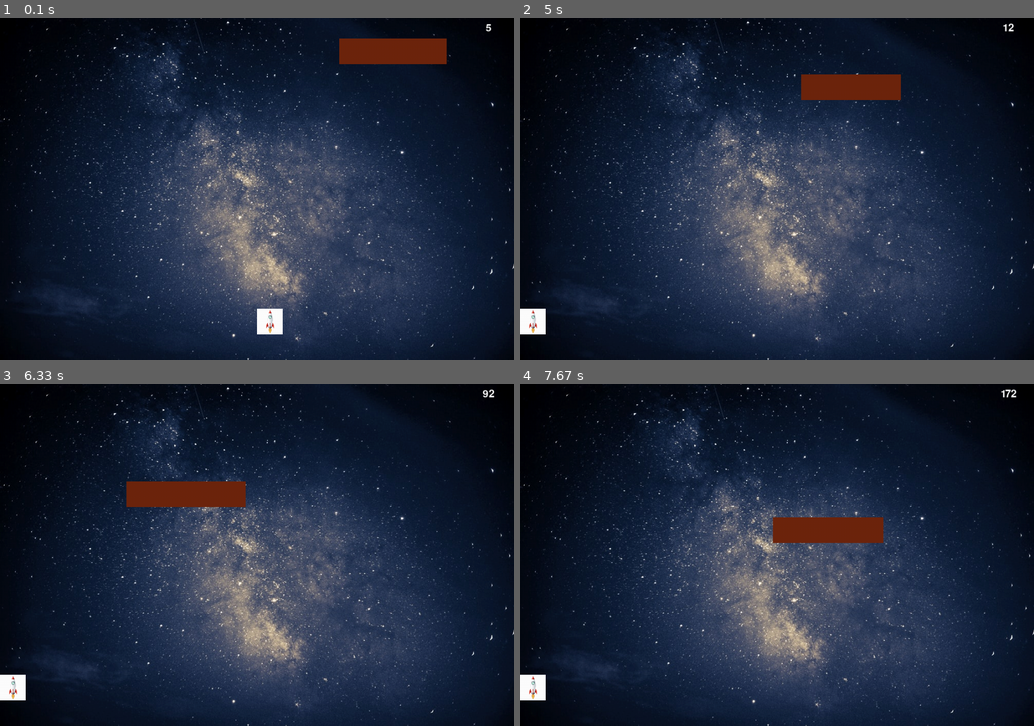
Above: before the commit, frames 1-4 (two rows, left to right).
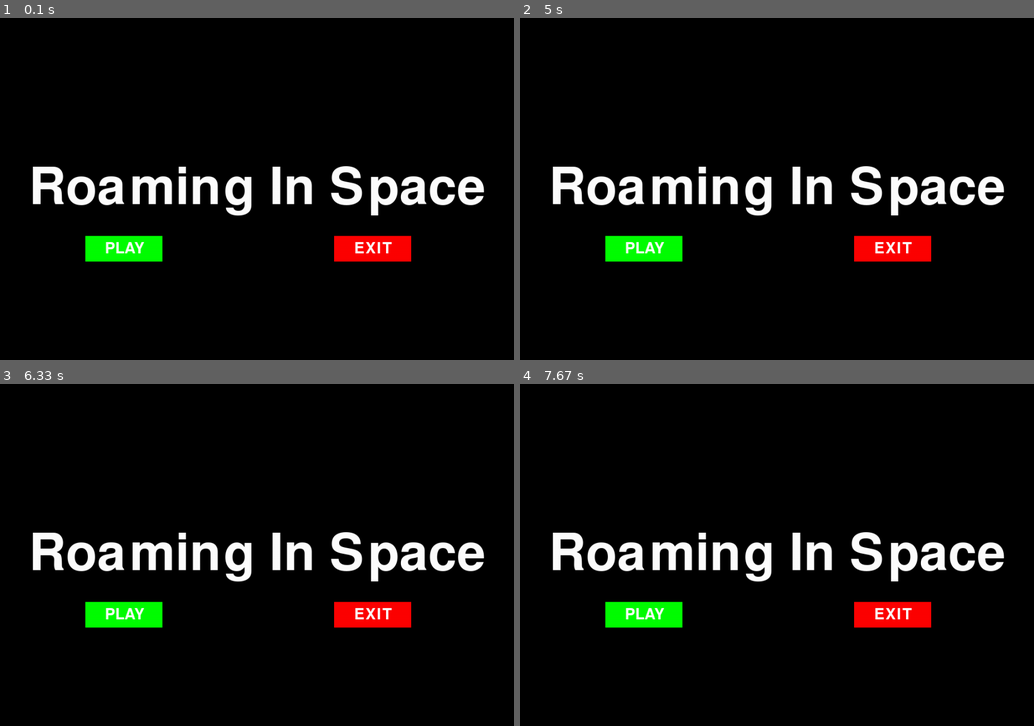
Above: after the commit, the same moments.

Repository: K-Pat/PygameProject
Game: pygame game, started from main.py
Same seed, same stepped clock (60 frames per second), same inputs: the game is played once before the commit and once after it.
Inputs:
- Up to frame 1 (0.1 s): no input
- Up to frame 2 (5 s): no input
- Up to frame 3 (6.33 s): no input
- Up to frame 4 (7.67 s): no input

The runs differ from the first frame. In frame 1, 85% of the frame differs, in the area x 0-100%, y 0-100%; in frame 2, 85%; in frame 3, 85%; in frame 4, 85%.

Commit message:
Start Menu Beta
Added a start menu. However, the buttons are not functional.

Diff:
--- a/main.py
+++ b/main.py
@@ -6,6 +6,12 @@
 import time
 
 clock = pygame.time.Clock()
+
+pygame.init()
+
+pygame.display.set_caption("Roaming In Space")
+
+pos = pygame.mouse.get_pos()
 
 # Import pygame.locals for easier access to key coordinates
 from pygame.locals import (
@@ -26,7 +32,6 @@
 
 screen = pygame.display.set_mode((SCREEN_WIDTH, SCREEN_HEIGHT))
 
-
 def text_objects(text, font):
     textSurface = font.render(text, True, (255,255,255))
     return textSurface, textSurface.get_rect()
@@ -56,6 +61,54 @@
 running = True
 
 RANDOM_X = random.randint(20, 980)
+
+def start_menu():
+    running = True
+    screen.fill((0,0,0))
+    largeText = pygame.font.Font('freesansbold.ttf',100)
+    smallText = pygame.font.Font('freesansbold.ttf',30)
+    TextSurf, TextRect = text_objects("Roaming In Space", largeText)
+    TextRect.center = ((SCREEN_WIDTH/2),(SCREEN_HEIGHT/2))
+    screen.blit(TextSurf, TextRect)
+    button_no = pygame.Surface((150,50))
+    button_no.fill((0,255,0))
+    button_yes = pygame.Surface((150,50))
+    button_yes.fill((255,0,0))
+
+    TextSurf_button1, TextRect_button1 = text_objects("PLAY", smallText)
+    TextRect_button1.center = ((SCREEN_WIDTH/2),(SCREEN_HEIGHT/2))
+    TextRect_button1.center = ((SCREEN_HEIGHT/4+75,SCREEN_WIDTH/4+175+25))
+
+
+    TextSurf_button2, TextRect_button2 = text_objects("EXIT", smallText)
+    TextRect_button2.center = ((SCREEN_WIDTH/2),(SCREEN_HEIGHT/2))
+    TextRect_button2.center = ((650+75,SCREEN_WIDTH/4+175+25))
+    button_yes.fill((255,0,0))
+    button_no.fill((0,255,0))
+    while running:
+        screen.blit(button_no, (SCREEN_HEIGHT/4,SCREEN_WIDTH/4+175))
+        screen.blit(button_yes, (((650),((SCREEN_WIDTH/4)+175))))
+        screen.blit(TextSurf_button1, TextRect_button1)
+        screen.blit(TextSurf_button2, TextRect_button2)
+        for event in pygame.event.get():
+            if event.type == pygame.QUIT:
+                pygame.quit()
+                quit()
+
+
+        pygame.display.update()
+        clock.tick(15)
+
+
+def score_dodged(count):
+    font = pygame.font.SysFont("freesansbold.ttf", 25)
+    s = "Dodged: " + str(count)
+    x = font.render(s, True, (255,255,255))
+    smallText = pygame.font.Font('freesansbold.ttf',20)
+    TextSurf, TextRect = text_objects(x, smallText)
+    TextRect.center = ((15,15))
+    screen.blit(TextSurf, TextRect)
+
 def game_loop(running):
     velocity = 12
 
@@ -66,32 +119,22 @@
     m = 0
     c = 0
     meteor_width = random.randint(80,350)
+    meteor_height = random.randint(30,75)
     SCREEN_WIDTH = 1000
     SCREEN_HEIGHT = 667
-    bg = pygame.image.load("space.jpeg")
-
-    sprite = pygame.image.load("rocket.jpeg")
+    bg = pygame.image.load("space.jpeg").convert_alpha()
+
+    sprite = pygame.image.load("rocket.jpeg").convert_alpha()
     sprite = pygame.transform.scale(sprite, (50, 50))
-
-
-    # Initialize pygame
-    pygame.init()
-
-    pygame.display.set_caption("Han Solo")
-
-    # Create the screen object
-    # The size is determined by the constant SCREEN_WIDTH and SCREEN_HEIGHT
 
     x = SCREEN_WIDTH/2
     y = SCREEN_HEIGHT-100
 
-    # Variable to keep the main loop running
-
-
-    # Main loop
     score = 0
+    dodged = 0
     while running:
-        meteor = pygame.Surface((meteor_width,50))
+        #score_dodged(dodged)
+        meteor = pygame.Surface((meteor_width,meteor_height))
         meteor.fill((110, 38, 14))
         screen.blit(bg, (0, 0))
         screen.blit(sprite, (x, y))
@@ -142,6 +185,9 @@
             m = 0-50
             RANDOM_X = random.randint(20, 700)
             meteor_width = random.randint(80,350)
+            meteor_height = random.randint(30,75)
+            dodged+=1
+
 
         if y < 50+m:
             if x > RANDOM_X and x < RANDOM_X+meteor_width or x+50 > RANDOM_X and x + 50 < RANDOM_X+meteor_width:
@@ -153,9 +199,13 @@
                 score = 0
                 RANDOM_X = random.randint(20,700)
                 meteor_width = random.randint(80, 350)
+                message_display("Play Again?")
+                meteor_height = random.randint(30,75)
+
 
         pygame.display.update()
         score+=1
-        clock.tick(60)
-
+        clock.tick(75)
+
+start_menu()
 game_loop(running)
